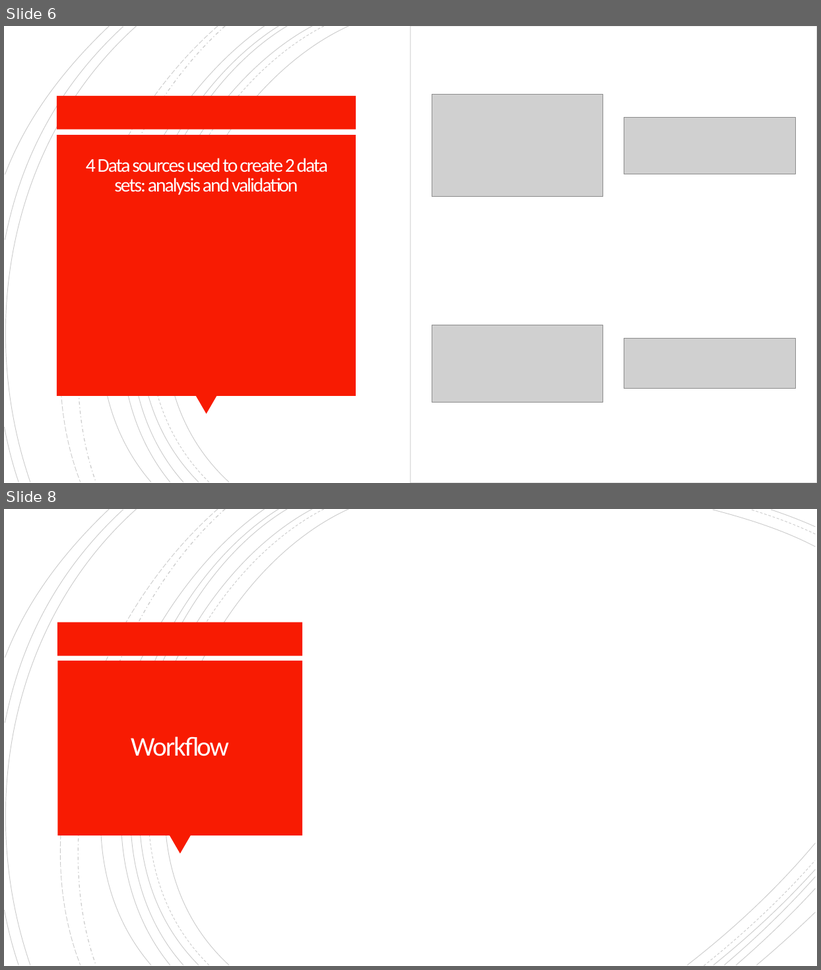
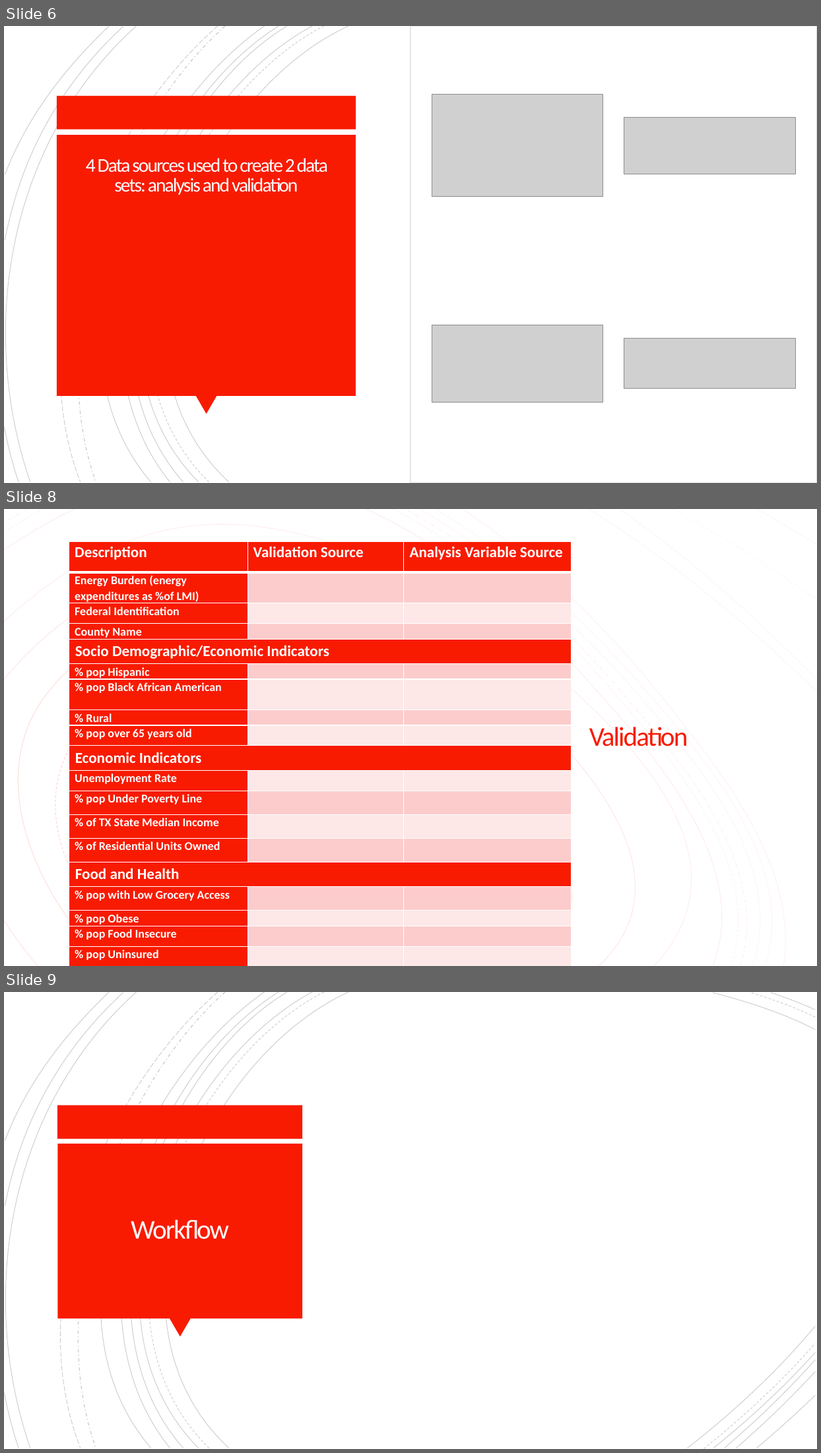
Before and after one commit to cnagbim/Data-Management-Final-Project-Agbim, a slide deck: writing_literature_present/final_presentation.pptx. Shown one above the other, each under a label of ours: slides 6 and 8 before the commit, slides 6, 8 and 9 after it; the slides between them are not shown. The pictures are 821x970 and 821x1453 pixels, drawn with LibreOffice and Linux fonts; fonts in the diff are those of the drawing; grey boxes stand for pictures. Boxes give left, top, right and bottom in pixels: in the first picture for what was removed or moved away, otherwise in the second. Text is boxed around its words. In the diff, an @@ line names an element or a change of style, - is before the commit and + after.

```diff
--- a/writing_literature_present/final_presentation.pptx
+++ b/writing_literature_present/final_presentation.pptx
@@ slide 8 added at [4,509,817,966], background #FFFFFF @@
@@ rectangle added at [4,509,817,966], fill #FFFFFF @@
@@ group added at [4,509,817,966]: 19 freeform shapes @@
@@ group added at [4,509,817,966]: 19 freeform shapes @@
@@ table added at [69,542,572,963], 19 rows, 3 columns @@
+Description | Validation Source | Analysis Variable Source
+Energy Burden (energy expenditures as %of LMI) |  | 
+Federal Identification |  | 
+County Name |  | 
+Socio Demographic/Economic Indicators |  | 
+% pop Hispanic |  | 
+% pop Black African American |  | 
+% Rural |  | 
+% pop over 65 years old |  | 
+Economic Indicators |  | 
+Unemployment Rate |  | 
+% pop Under Poverty Line |  | 
+% of TX State Median Income |  | 
+% of Residential Units Owned |  | 
+Food and Health |  | 
+% pop with Low Grocery Access |  | 
+% pop Obese |  | 
+% pop Food Insecure |  | 
+% pop Uninsured |  | 
@@ triangle added at [104,727,123,745], fill #F81B02 @@
@@ title added at [589,727,688,747], 32 pt, text #F81B02 @@
+Validation
@@ what was slide 8 is now slide 9 @@
```
Also in this commit, not shown: 4 slides changed, 1 other slide added, 2 slides removed, 1 other file.
